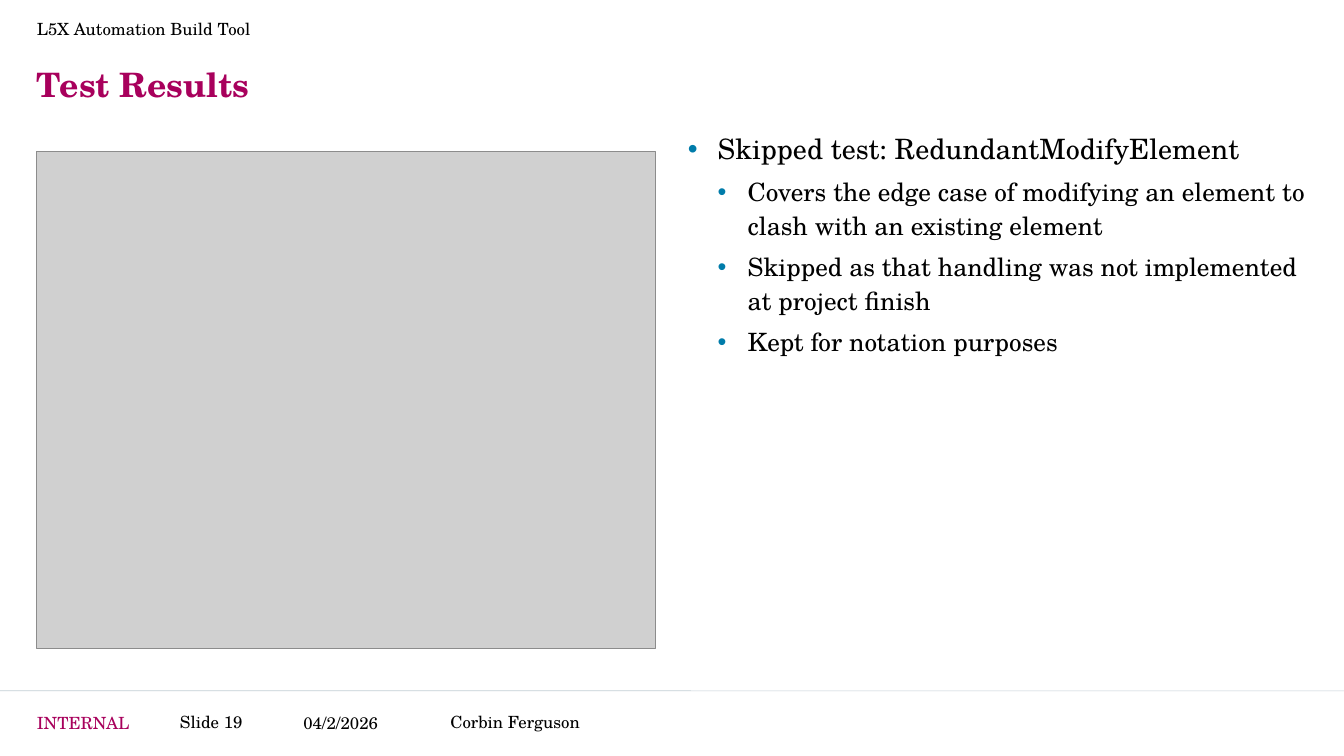
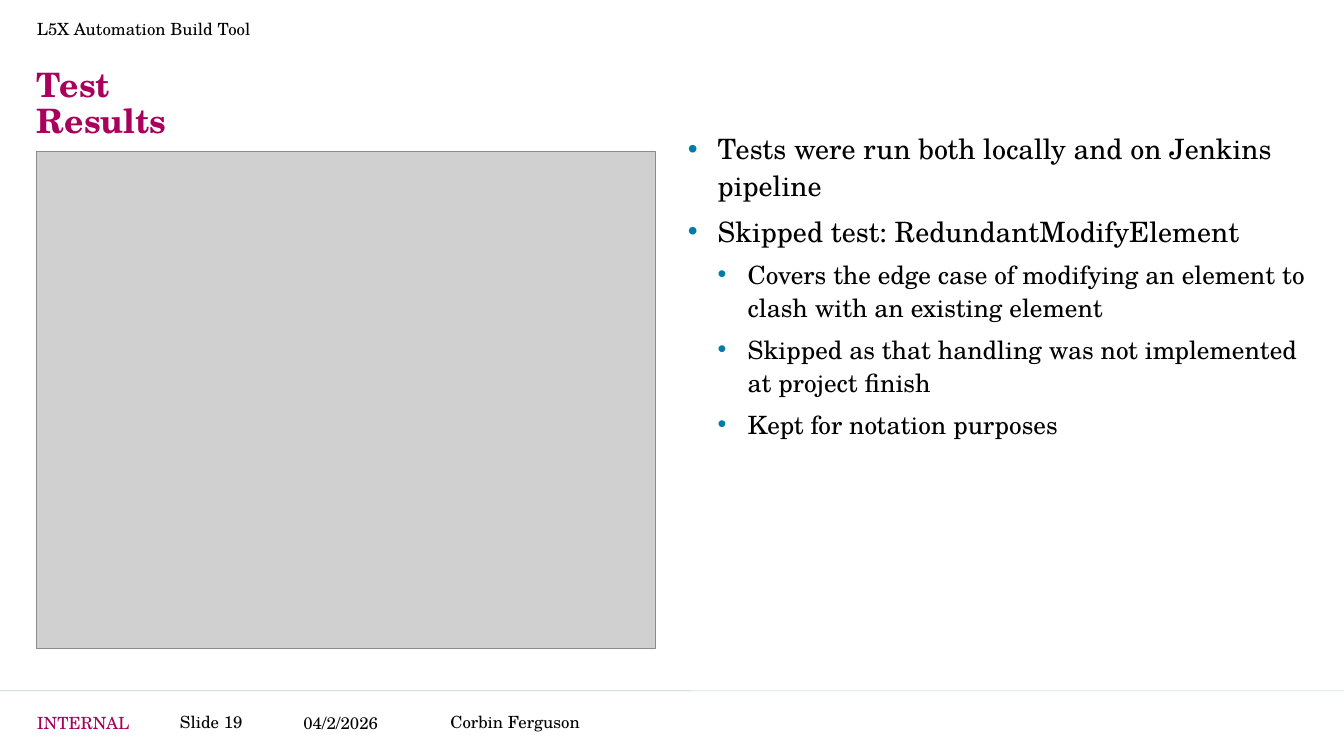
Before and after one commit to CorbinFerguson/ThesisBuildTool, a slide deck: slide 19 of Thesis Writing Documents/Project Development.pptx. Drawn at 1344x756 pixels with LibreOffice and Linux fonts; fonts in the diff are those of the drawing; grey boxes stand for pictures; background and template pictures are left out. Boxes give left, top, right and bottom in pixels: in the first picture for what was removed or moved away, otherwise in the second. Text is boxed around its words. In the diff, an @@ line names an element or a change of style, - is before the commit and + after.

```diff
--- a/Thesis Writing Documents/Project Development.pptx
+++ b/Thesis Writing Documents/Project Development.pptx
@@ title "Test Results" rewrapped from [37, 72, 250, 98] to [37, 72, 167, 134] @@
@@ text at [718, 138, 1271, 202]: paragraph added @@
+• Tests were run both locally and on Jenkins pipeline
```
Also in this commit, not shown: 5 other slides changed, 1 other file.
